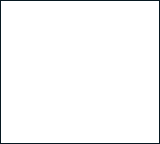
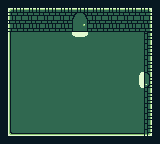
Layers edited between the first and the second 160 x 144 image:
added layer "Layer 7" above "Layer 6" over [72, 32, 144, 88]
added layer "Layer 6" above "doors" over [8, 32, 152, 136]
added layer "doors" above "Layer 5" over [72, 12, 88, 31]
added layer "Layer 5" above "Layer 0" over [8, 8, 152, 32]
added layer "Layer 0" over [1, 1, 159, 143]
